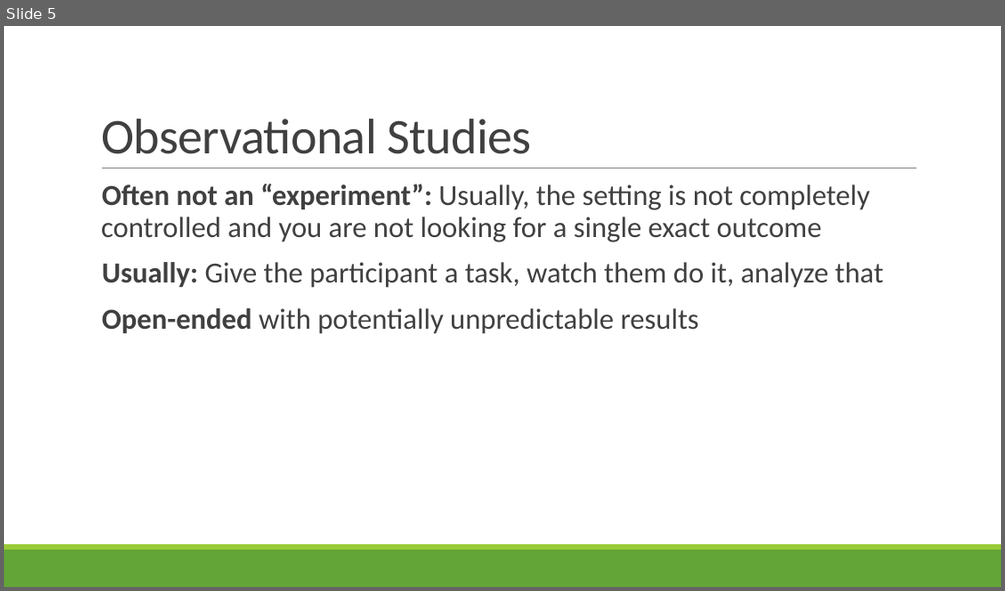
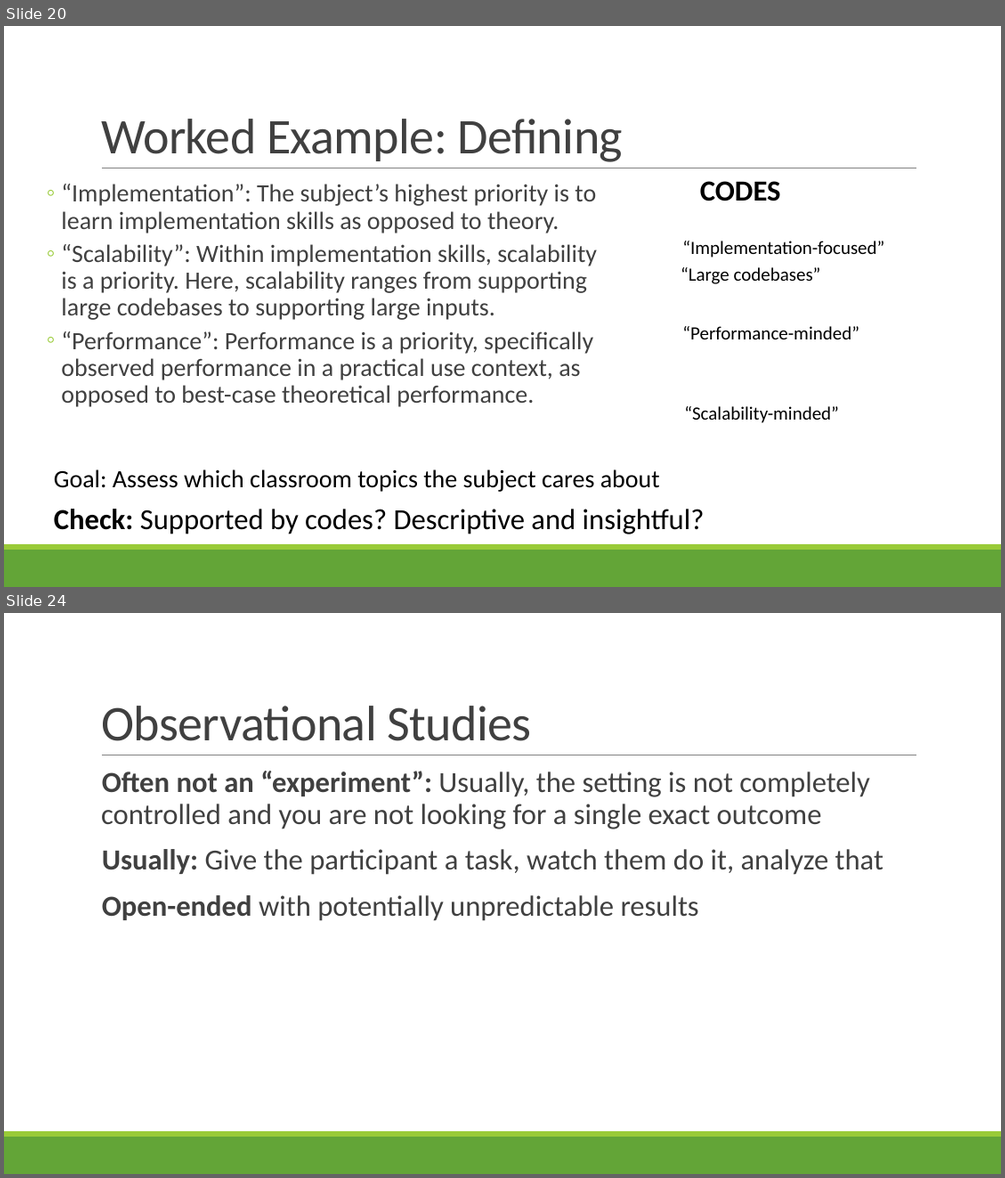
Before and after one commit to rbohrer/pl-course, a slide deck: LectureSlides/09Design3.pptx. Shown one above the other, each under a label of ours: slide 5 before the commit, slides 20 and 24 after it; the slides between them are not shown. The pictures are 1005x591 and 1005x1178 pixels, drawn with LibreOffice and Linux fonts; fonts in the diff are those of the drawing. Boxes give left, top, right and bottom in pixels: in the first picture for what was removed or moved away, otherwise in the second. Text is boxed around its words. In the diff, an @@ line names an element or a change of style, - is before the commit and + after.

```diff
--- a/LectureSlides/09Design3.pptx
+++ b/LectureSlides/09Design3.pptx
@@ slide 20 added at [4,26,1001,587], background #FFFFFF; not listed: 3 template elements that a slide beside it also shows @@
@@ title added at [101,119,623,162], 48 pt, text #404040 @@
+Worked Example: Defining
@@ text added at [61,184,597,407], 24 pt, text #404040 @@
+  ◦ “Implementation”: The subject’s highest priority is to learn implementation skills as opposed to theory.
+  ◦ “Scalability”: Within implementation skills, scalability is a priority. Here, scalability ranges from supporting large codebases to supporting large inputs.
+  ◦ “Performance”: Performance is a priority, specifically observed performance in a practical use context, as opposed to best-case theoretical performance.
@@ text added at [700,181,781,201], 28 pt, text #000000, bold @@
+CODES
@@ text added at [682,240,884,257], 18 pt, text #000000 @@
+“Implementation-focused”
@@ text added at [680,267,821,284], 18 pt, text #000000 @@
+“Large codebases”
@@ text added at [682,326,859,339], 18 pt, text #000000 @@
+“Performance-minded”
@@ text added at [684,406,839,423], 18 pt, text #000000 @@
+“Scalability-minded”
@@ text added at [54,469,660,491], 24 pt, text #000000 @@
+Goal: Assess which classroom topics the subject cares about
@@ text added at [54,508,704,534], 28 pt, text #000000 @@
+Check: Supported by codes? Descriptive and insightful?
@@ what was slide 5 is now slide 24 @@
```
Also in this commit, not shown: 2 slides changed, 17 other slides added, 2 slides removed.
